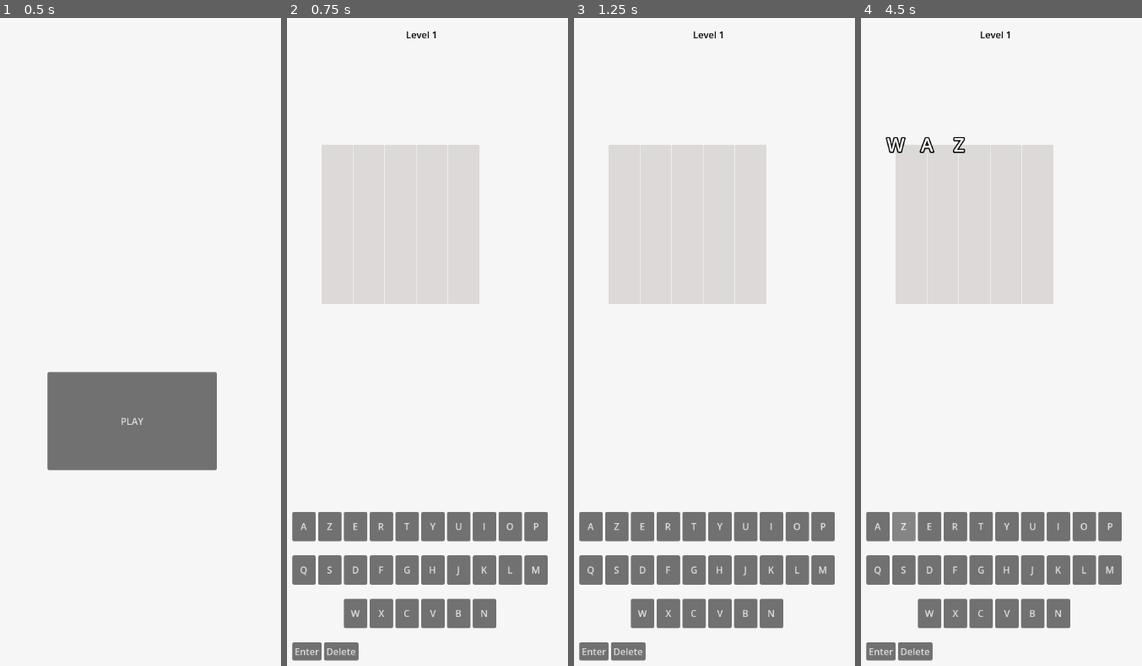
Above: before the commit, frames 1-4 (left to right).
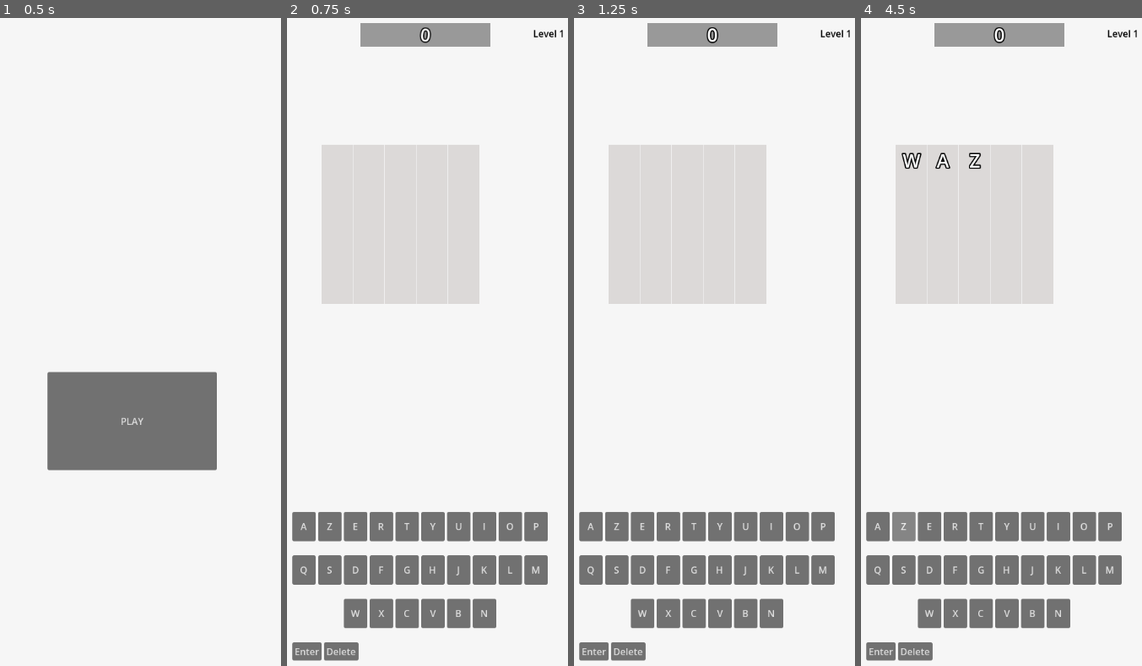
Above: after the commit, the same moments.

Repository: Alex-Onceanu/IGRWordle
Game: Godot game, scene res://main.tscn
Same seed, same stepped clock (60 frames per second), same inputs: the game is played once before the commit and once after it.
Inputs:
- Up to frame 1 (0.5 s): no input
- Up to frame 2 (0.75 s): click "PLAY" at 0.5 s
- Up to frame 3 (1.25 s): no input
- Up to frame 4 (4.5 s): click "W" at 1.25 s; click "Enter" at 2 s; click "Enter" at 2.75 s; click "A" at 3.5 s; click "Z" at 4.25 s

Frame 1 is identical in both runs. In frame 2, 1.7% of the frame differs, in the area x 26-99%, y 0-5%; in frame 3, 1.7%; in frame 4, 2.3%, in the area x 8-99%, y 0-24%.

Commit message:
Score with small animation

Diff:
--- a/game/game_state.gd
+++ b/game/game_state.gd
@@ -12,7 +12,7 @@
 @export var points: int = 0:
 	set(value):
 		points = value
-		points_changed.emit()
+		points_changed.emit(points)
 @export var mystery_word: String = ""
 @export var current_string_guess : String = ""
 @export var current_attempt : int = 0
--- a/game/level/letter_box.gd
+++ b/game/level/letter_box.gd
@@ -30,18 +30,28 @@
 var letter : String = "~":
 	set(letter_v):
 		letter = letter_v.to_upper()
-		$AnimatedChar.char = letter
+		$AnimatedChar.txt = letter
+
+@onready var bonus_points_anchor = $BonusPoints.position
 #endregion
 
 #region Private functions
 func _ready() -> void :
 	letter = letter.to_upper()
 	status = status
+	$BonusPoints.modulate.a = 0.0
 #endregion
 
 #region Public functions
-func animate() -> void:
+func animate(pts : int) -> void:
 	$AnimatedChar.activate(0.0)
+	$BonusPoints.position = bonus_points_anchor
+	$BonusPoints.text = "+" + str(pts)
+	$BonusPoints.modulate = Color($TextureRect.modulate)
+	# $BonusPoints.add_theme_color_override("font_color", $TextureRect.color)
+	$BonusPoints.modulate.a = 1.0
+	create_tween().tween_property($BonusPoints, "position", bonus_points_anchor + Vector2(0.0, -30.0), 0.8)
+	create_tween().tween_property($BonusPoints, "modulate:a", 0.0, 0.8)
 
 ## Instantiates a LetterBox.
 ##
--- a/game/level/letter_box.tscn
+++ b/game/level/letter_box.tscn
@@ -16,3 +16,18 @@
 
 [node name="AnimatedChar" parent="." unique_id=1376181817 instance=ExtResource("2_qvapa")]
 layout_mode = 0
+offset_left = 27.0
+offset_top = 27.0
+offset_right = 27.0
+offset_bottom = 27.0
+
+[node name="BonusPoints" type="Label" parent="." unique_id=1550608380]
+z_index = 1
+layout_mode = 0
+offset_left = 54.0
+offset_top = -13.0
+offset_right = 85.0
+offset_bottom = 11.0
+rotation = 0.47822022
+theme_override_constants/outline_size = 6
+text = "+10"
--- a/game/level/level.gd
+++ b/game/level/level.gd
@@ -16,6 +16,7 @@
 	$Keyboard.enter_pressed.connect(enter_pressed_callback)
 	$Keyboard.del_pressed.connect(del_pressed_callback)
 	$WinningMenu.next_level_pressed.connect(next_level_game)
+	$GameState.points_changed.connect($Score.update_points)
 	reset_game(false)
 #endregion
 
@@ -45,7 +46,7 @@
 		var number_correct : int = 0
 		for j in range(len($GameState.current_string_guess)):
 			var letter_box : LetterBox = $Grid.get_cell($GameState.current_attempt, j)
-			letter_box.animate()
+			var points_earned : int = 0
 			if ($GameState.current_string_guess[j] == $GameState.mystery_word[j]):
 				letters_mystery_word.erase($GameState.current_string_guess[j])
 				letter_box.status = LetterBox.Status.CORRECT
@@ -53,18 +54,23 @@
 				var texture_rect : Button = key.find_child("Button")
 				texture_rect.modulate = Color(0.0, 0.698, 0.0, 1.0)
 				number_correct+=1
+				points_earned = 10
 			elif ($GameState.current_string_guess[j] in letters_mystery_word):
 				letters_mystery_word.erase($GameState.current_string_guess[j])
 				letter_box.status = LetterBox.Status.MISPLACED
 				var key : KeyboardKey = $Keyboard.get_key($GameState.current_string_guess[j])
 				var texture_rect : Button = key.find_child("Button")
 				texture_rect.modulate = Color(0.0, 0.698, 0.0, 1.0)
+				points_earned = 5
 			else :
 				letter_box.status = LetterBox.Status.WRONG
 				var key : KeyboardKey = $Keyboard.get_key($GameState.current_string_guess[j])
 				var texture_rect : Button = key.find_child("Button")
 				texture_rect.modulate = Color(0.273, 0.273, 0.273, 1.0)
-			await get_tree().create_timer(0.2).timeout
+				points_earned = 1
+			letter_box.animate(points_earned)
+			$GameState.points += points_earned
+			await get_tree().create_timer(0.3).timeout
 		if (number_correct == $Grid.grid_size.y):
 			on_winning_do()
 			return
--- a/game/level/level.tscn
+++ b/game/level/level.tscn
@@ -5,6 +5,7 @@
 [ext_resource type="PackedScene" uid="uid://fe2yb7f61hmb" path="res://game/level/keyboard.tscn" id="3_k26x8"]
 [ext_resource type="PackedScene" uid="uid://fjhnfmwsawo3" path="res://game/level/winning_menu.tscn" id="5_dynoe"]
 [ext_resource type="PackedScene" uid="uid://dalnv4ctvosjo" path="res://game/game_state.tscn" id="5_y11jn"]
+[ext_resource type="PackedScene" uid="uid://dy1bci3rg7qji" path="res://game/level/score.tscn" id="6_k26x8"]
 
 [node name="Level" type="Node2D" unique_id=1641894213]
 script = ExtResource("1_qq5er")
@@ -38,10 +39,10 @@
 color = Color(0.96254605, 0.96254593, 0.96254593, 1)
 
 [node name="LevelLabel" type="RichTextLabel" parent="." unique_id=331414528]
-offset_left = 301.0
-offset_top = 21.0
-offset_right = 377.0
-offset_bottom = 45.0
+offset_left = 518.0
+offset_top = 19.0
+offset_right = 594.0
+offset_bottom = 43.0
 theme_override_colors/default_color = Color(0, 0, 0, 1)
 text = "Level 1"
 
@@ -80,5 +81,11 @@
 offset_right = 418.0
 offset_bottom = 687.0
 
+[node name="Score" parent="." unique_id=768050888 instance=ExtResource("6_k26x8")]
+offset_left = 334.0
+offset_top = 13.0
+offset_right = 334.0
+offset_bottom = 13.0
+
 [connection signal="button_up" from="GameOverUI/RestartGameButton" to="." method="_on_restart_game_button_button_up"]
 [connection signal="button_up" from="GameOverUI/ReturnMainMenu" to="." method="_on_return_main_menu_button_up"]
--- /dev/null
+++ b/game/level/score.gd
@@ -0,0 +1,11 @@
+extends Control
+
+func _ready() -> void:
+	reset()
+
+func reset() -> void:
+	$AnimatedChar.txt = "0"
+
+func update_points(pts : int) -> void:
+	$AnimatedChar.activate(0.0)
+	$AnimatedChar.set_char(str(pts))
--- /dev/null
+++ b/game/level/score.tscn
@@ -0,0 +1,26 @@
+[gd_scene format=3 uid="uid://dy1bci3rg7qji"]
+
+[ext_resource type="PackedScene" uid="uid://db1vwod7r5k1t" path="res://game/power_up/animated_char.tscn" id="1_87ofm"]
+[ext_resource type="Script" uid="uid://bapa2he7psir4" path="res://game/level/score.gd" id="1_ei4c0"]
+
+[node name="Score" type="Control" unique_id=768050888]
+layout_mode = 3
+anchors_preset = 15
+anchor_right = 1.0
+anchor_bottom = 1.0
+grow_horizontal = 2
+grow_vertical = 2
+script = ExtResource("1_ei4c0")
+
+[node name="ColorRect" type="ColorRect" parent="." unique_id=1754619095]
+layout_mode = 0
+offset_left = -111.0
+offset_right = 111.0
+offset_bottom = 40.0
+color = Color(0.59919906, 0.599199, 0.59919894, 1)
+
+[node name="AnimatedChar" parent="." unique_id=1376181817 instance=ExtResource("1_87ofm")]
+layout_mode = 0
+offset_top = 20.0
+offset_bottom = 20.0
+char = "108"
--- a/game/power_up/animated_char.gd
+++ b/game/power_up/animated_char.gd
@@ -3,7 +3,7 @@
 #to change the duration or strength of the animation, change the curves
 @export var rotation_anim : Curve
 @export var scale_anim : Curve
-var char : String = "W":
+var txt : String = "W":
 	set(v):
 		$Movable/Label.text = v
 
@@ -14,6 +14,13 @@
 func _on_anim_delay_timeout() -> void:
 	create_tween().tween_method(spring, 0.0, rotation_anim.max_domain, rotation_anim.max_domain)
 
+func set_char(ch : String) -> void:
+	txt = ch
+	$Movable/Label.text = ch
+
 #starts the "boing" animation after "lag" seconds
 func activate(lag : float) -> void:
-	$AnimDelay.start(lag)
+	if lag <= 0.0001:
+		_on_anim_delay_timeout()
+	else:
+		$AnimDelay.start(lag)
--- a/game/shop_menu/shop_menu.gd
+++ b/game/shop_menu/shop_menu.gd
@@ -9,8 +9,8 @@
 #region Private functions
 func append_item(item : Item) -> void:
 	shop_items.append(item)
-	label.text =
-	$VBoxContainer/VBoxContainer.add_child(label)
+	# label.text = "gyatt"
+	# $VBoxContainer/VBoxContainer.add_child(label)
 
 
 #endregion
Not shown, changed: assets/emptyletter.png.import
Not shown, changed: assets/grid.png.import
Not shown, changed: assets/icon.svg.import
Not shown, changed: assets/no.png.import
Not shown, changed: assets/ok.png.import
Not shown: 1 places in game/level/letter_box.tscn that only renumber resources
Not shown, added: game/level/score.gd.uid
